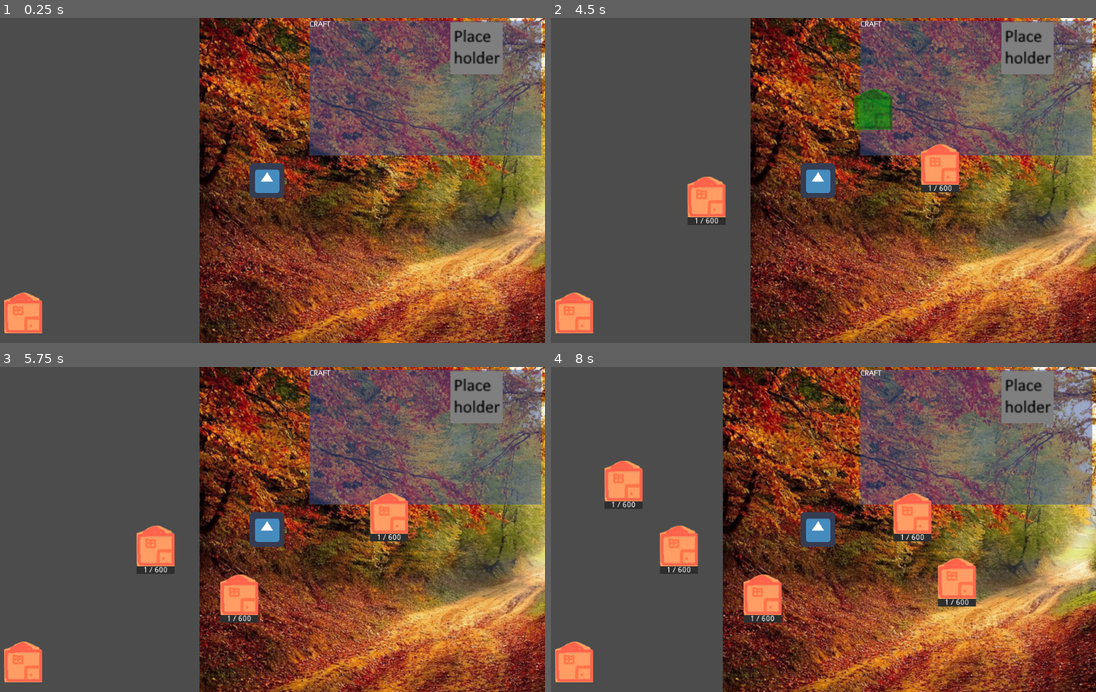
Above: before the commit, frames 1-4 (two rows, left to right).
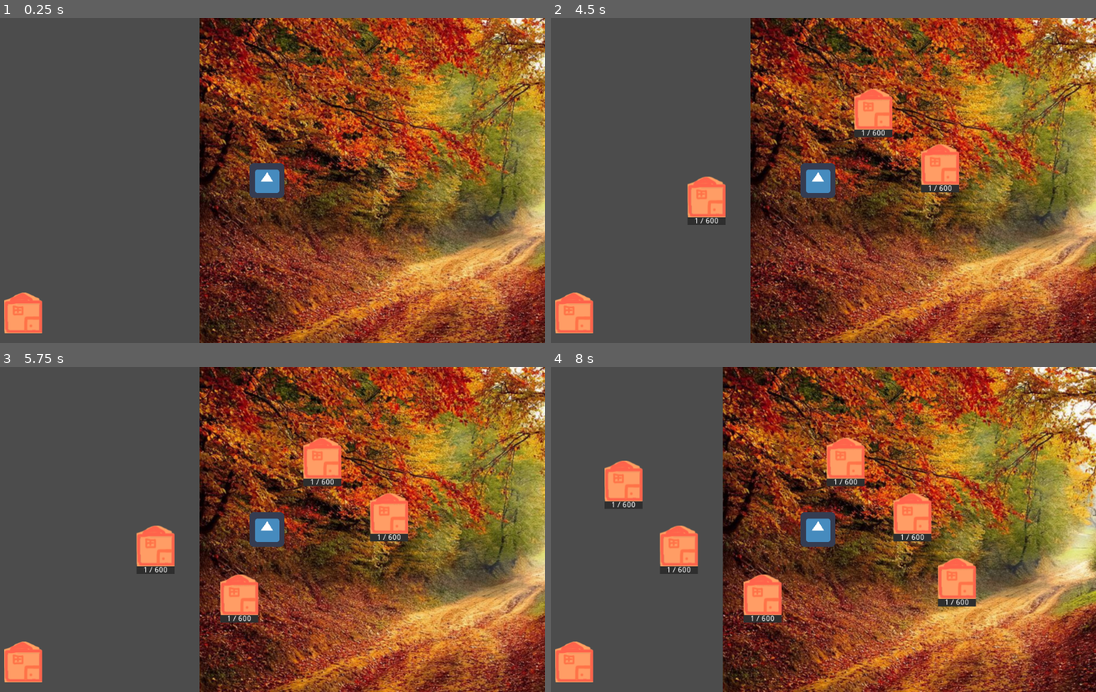
Above: after the commit, the same moments.

Repository: Xinginn/proficio
Game: Godot game, scene res://scenes/Playground/Playground.tscn
Two runs of this game, one before a commit and one after it. Both use one fixed random seed, a clock stepped at 60 frames per second and the inputs below. The engine's default icon, where the game draws it, is replaced by a stand-in: a white triangle on a blue panel in a dark square.
Inputs (mouse positions are in pixels of both pictures, inside the frame that each line leads up to):
- Up to frame 1 (0.25 s): no input
- Up to frame 2 (4.5 s): click (572, 313) at 0.5 s; click (572, 313) at 1.25 s; click (572, 313) at 2 s; tap Enter at 2.75, 4.25 s; move the mouse to (937, 164) at 2.77 s; click (937, 164) at 2.92 s; tap Space at 3.5 s; move the mouse to (709, 196) at 3.52 s; click (709, 196) at 3.67 s; move the mouse to (872, 109) at 4.27 s; click (872, 109) at 4.42 s
- Up to frame 3 (5.75 s): tap Space at 5 s; move the mouse to (239, 594) at 5.02 s; click (239, 594) at 5.17 s
- Up to frame 4 (8 s): tap Enter at 5.75 s; move the mouse to (987, 578) at 5.77 s; click (987, 578) at 5.92 s; tap Space at 6.5 s; move the mouse to (649, 480) at 6.52 s; click (649, 480) at 6.67 s; move the mouse to (845, 529) at 7.27 s; click (845, 529) at 7.42 s

The runs differ from the first frame. In frame 1, 18% of the frame differs, in the area x 56-100%, y 0-43%; in frame 2, 18%; in frame 3, 18%; in frame 4, 18%, in the area x 50-100%, y 0-43%.

Commit message:
consommation ressources au craft ok
+le building vérifie si les ressources sont suffisante lorsqu'on request un recipe
+si une recipe est acceptée, ses ressources sont rétirées de l'inventaire
+si une recipe en queue est annulée, ses ressources sont remises dans l'inventaire

Diff:
--- a/entities/Building/Building.gd
+++ b/entities/Building/Building.gd
@@ -94,13 +94,25 @@
 
 # signaux: recipe_button -> craft panel -> ici
 func _on_recipe_requested(craft_data) -> void:
-  var queue_size = craft_queue.size()
-  if queue_size < MAX_QUEUE_SIZE:
-    craft_queue.append(craft_data)
-    emit_signal('craft_queue_changed', craft_queue)
-  if queue_size == 0:
-    is_crafting = true
+  var cost = craft_data.resources
+  if building_owner.has_resources(cost):
+    for res in cost.keys():
+      building_owner.remove_resource(res, cost[res])
+    var queue_size = craft_queue.size()
+    if queue_size < MAX_QUEUE_SIZE:
+      craft_queue.append(craft_data)
+      emit_signal('craft_queue_changed', craft_queue)
+    if queue_size == 0:
+      is_crafting = true
+  else:
+    print('not enough resources')
 
 func _on_cancel_requested(index) -> void:
+  var refund = craft_queue[index].resources
+  for res in refund.keys():
+    building_owner.add_resource(res, refund[res])
+  print('refunded', building_owner.inventory.resources)
   craft_queue.remove(index)
   emit_signal('craft_queue_changed', craft_queue)
+  if craft_queue.size() == 0:
+    self.craft_progress = 0
--- a/scenes/Playground/Playground.tscn
+++ b/scenes/Playground/Playground.tscn
@@ -1,10 +1,11 @@
-[gd_scene load_steps=11 format=2]
+[gd_scene load_steps=12 format=2]
 
 [ext_resource path="res://assets/bg_01.jpg" type="Texture" id=1]
 [ext_resource path="res://entities/actor/actor.tscn" type="PackedScene" id=2]
 [ext_resource path="res://scenes/playground/playground.gd" type="Script" id=3]
 [ext_resource path="res://assets/building_01.png" type="Texture" id=4]
 [ext_resource path="res://entities/building_button/building_button.tscn" type="PackedScene" id=5]
+[ext_resource path="res://assets/button_48x48_hover.png" type="Texture" id=6]
 [ext_resource path="res://assets/icons/default.png" type="Texture" id=7]
 [ext_resource path="res://assets/texture_back.png" type="Texture" id=8]
 [ext_resource path="res://assets/texture_front.png" type="Texture" id=9]
@@ -66,7 +67,17 @@
 margin_right = 356.05
 margin_bottom = 99.3303
 rect_min_size = Vector2( 96, 96 )
+mouse_filter = 2
 texture = ExtResource( 7 )
+expand = true
+__meta__ = {
+"_edit_use_anchors_": false
+}
+
+[node name="CurrentCraftButton" type="TextureButton" parent="World/Player/Camera2D/CraftPanel/CurrentCraftIcon"]
+anchor_right = 1.0
+anchor_bottom = 1.0
+texture_hover = ExtResource( 6 )
 expand = true
 __meta__ = {
 "_edit_use_anchors_": false
@@ -104,3 +115,4 @@
 
 [node name="BuildingsHolder" type="Node2D" parent="."]
 [connection signal="pressed" from="World/Player/Camera2D/BuildingButton" to="." method="build_mode_on"]
+[connection signal="pressed" from="World/Player/Camera2D/CraftPanel/CurrentCraftIcon/CurrentCraftButton" to="World/Player/Camera2D/CraftPanel" method="_on_queue_button_cancel_pressed" binds= [ 0 ]]
--- a/scenes/playground/craft_panel.gd
+++ b/scenes/playground/craft_panel.gd
@@ -5,6 +5,7 @@
 
 onready var recipe_container: VBoxContainer = $CraftListScroll/RecipeContainer
 onready var current_craft_icon: TextureRect = $CurrentCraftIcon
+onready var current_craft_button: TextureButton = $CurrentCraftIcon/CurrentCraftButton
 onready var current_craft_progress_bar: TextureProgress = $CurrentCraftIcon/TextureProgress
 onready var queue_container: GridContainer = $QueueContainer
 
@@ -38,6 +39,7 @@
   if queue_size == 0:
     # ici, queue vide donc on nettoie tout
     current_craft_icon.texture = null
+    current_craft_button.disabled = true
     current_craft_progress_bar.value = 0
     current_craft_progress_bar.hide()
     for child in queue_container.get_children():
@@ -45,6 +47,7 @@
   else:
     current_craft_icon.show()
     current_craft_icon.texture = load('res://assets/icons/' + queue[0].product_name + ".png")
+    current_craft_button.disabled = false
     current_craft_progress_bar.show()
     current_craft_progress_bar.max_value = queue[0].needed_progress
     # gestion de boutons (queue en plus du premier slot)
@@ -55,6 +58,8 @@
       queue_buttons[i-1].hide()
 
 func _on_queue_button_cancel_pressed(index) -> void:
+  if index == 0:
+    current_craft_button.disabled = true
   emit_signal('cancel_requested', index)
 
 func _on_recipe_button_pressed(craft_data) -> void:
@@ -63,7 +68,9 @@
 func _ready() -> void:
 
   for i in range(1, 9):
+    hide()
     current_craft_progress_bar.hide()
+    current_craft_button.disabled = true
     var new_button = queue_button_scene.instance()
     queue_container.add_child(new_button)
     queue_buttons.append(new_button)
